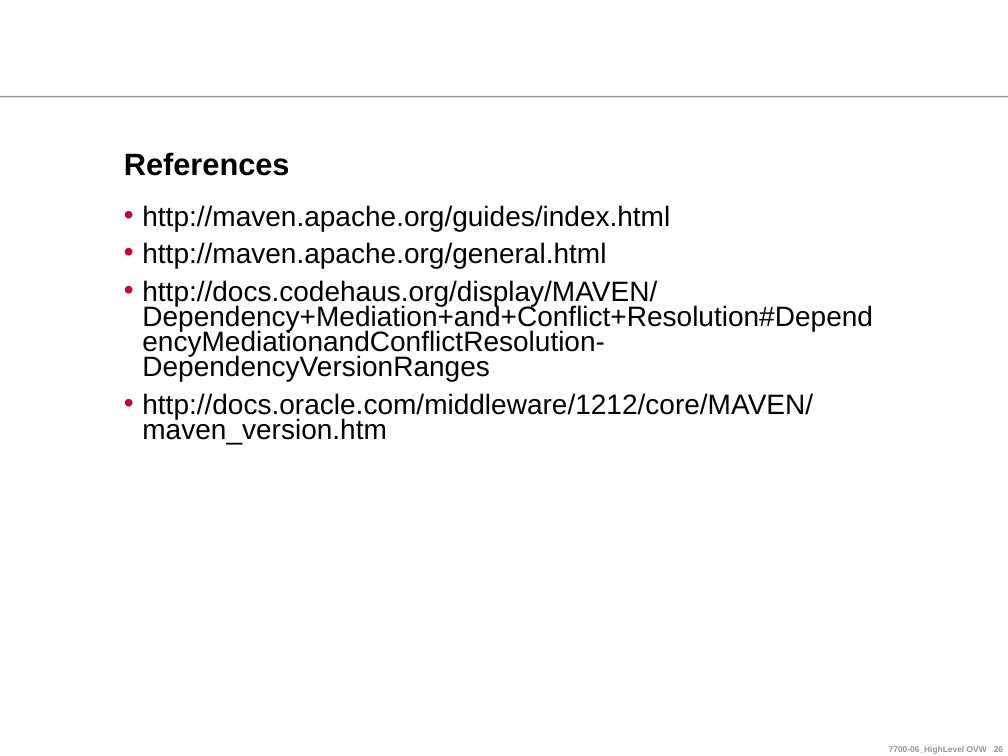
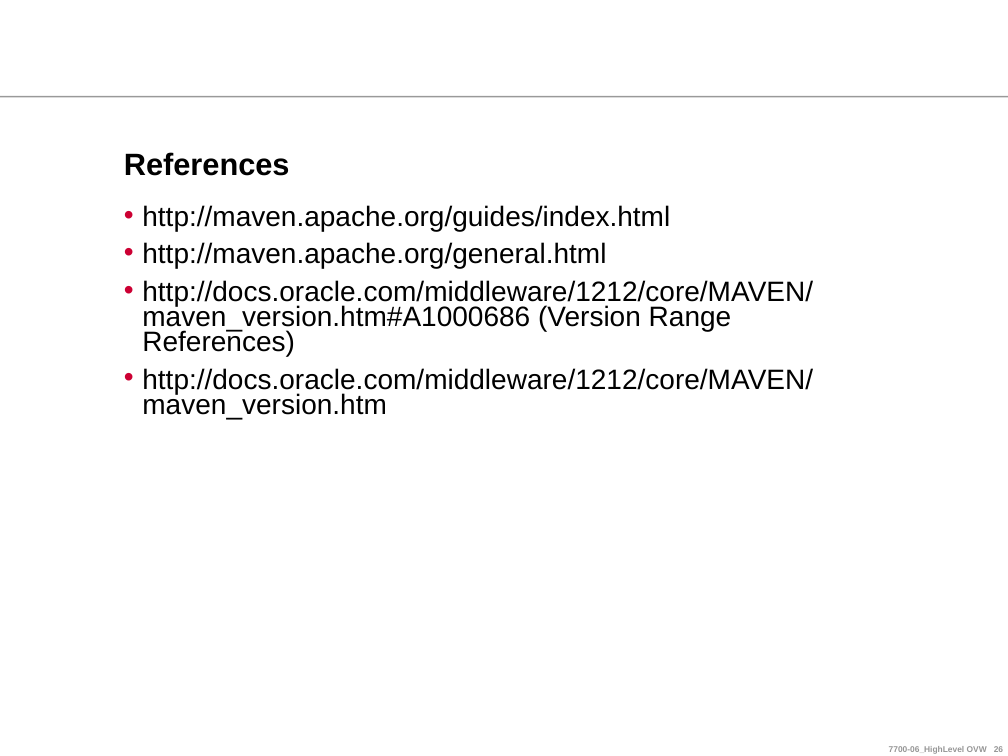
Before and after one commit to ndlongit/longnd-data, a slide deck: slide 26 of Document/Tutorial/[Presentation] Maven.ppt. Drawn at 1008x756 pixels with LibreOffice and Linux fonts; fonts in the diff are those of the drawing; background and template pictures are left out. Boxes give left, top, right and bottom in pixels: in the first picture for what was removed or moved away, otherwise in the second. Text is boxed around its words. In the diff, an @@ line names an element or a change of style, - is before the commit and + after.

```diff
--- a/Document/Tutorial/[Presentation] Maven.ppt
+++ b/Document/Tutorial/[Presentation] Maven.ppt
@@ text at (x1=142, y1=280, x2=813, y2=356): text changed @@
-• http://docs.codehaus.org/display/MAVEN/Dependency+Mediation+and+Conflict+Resolution#DependencyMediationandConflictResolution-DependencyVersionRanges
+• http://docs.oracle.com/middleware/1212/core/MAVEN/maven_version.htm#A1000686 (Version Range References)
```
Also in this commit, not shown: 1 other slide changed.
